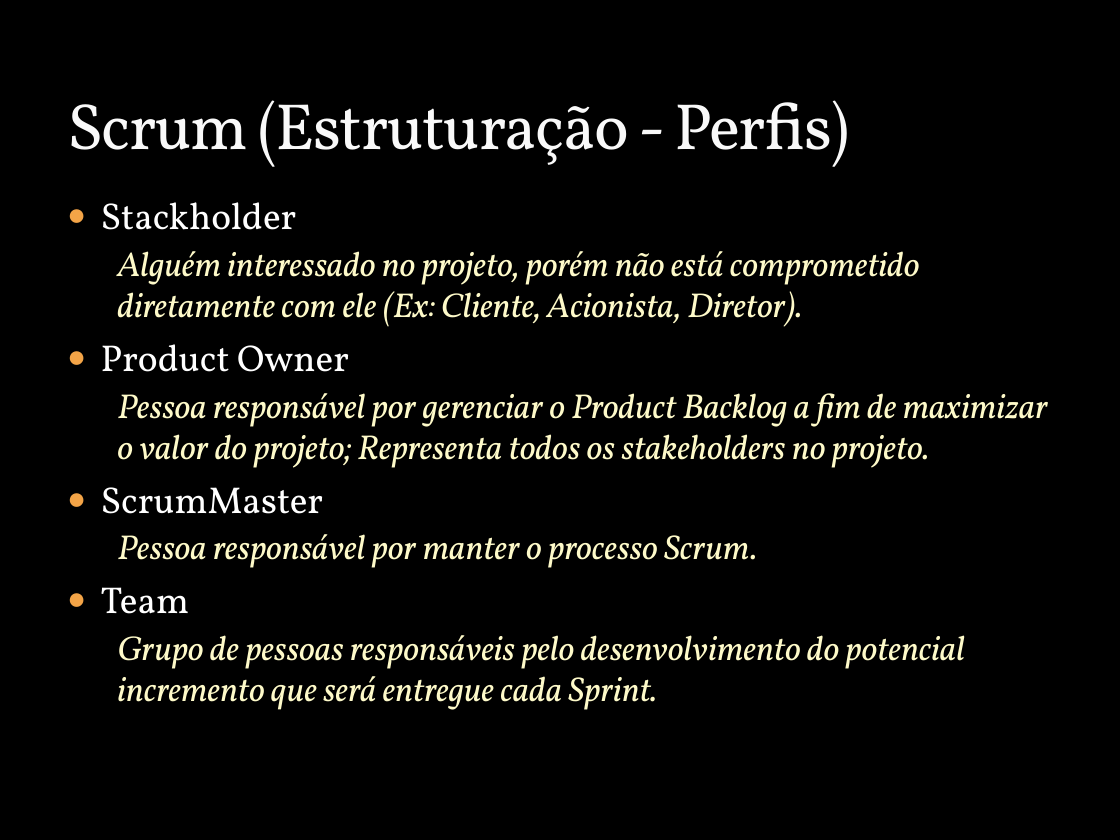
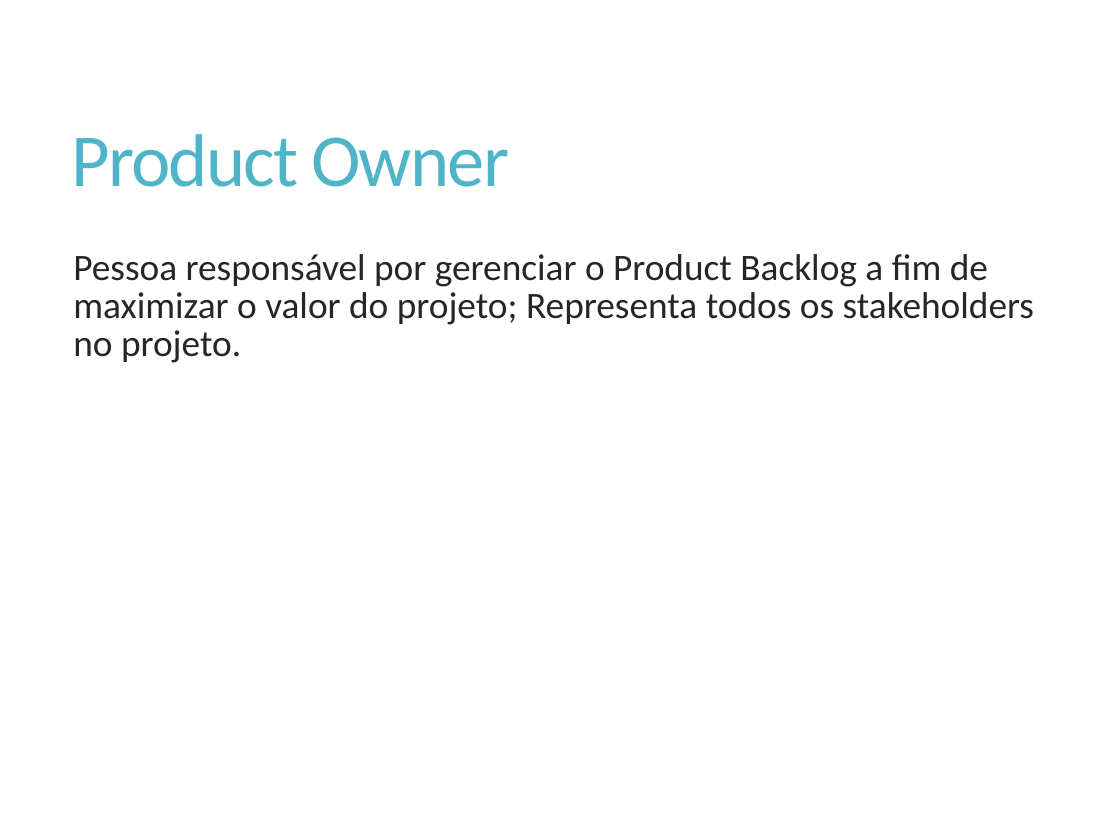
Before and after one commit to Elton-Garbin/TCC-2016, a slide deck: slide 18 of StartIdea/StartIdea.Docs/Apresentacao.pptx (slide 16 before the commit). Drawn at 1120x840 pixels with LibreOffice and Linux fonts; fonts in the diff are those of the drawing; background and template pictures are left out. Boxes give left, top, right and bottom in pixels: in the first picture for what was removed or moved away, otherwise in the second. Text is boxed around its words. In the diff, an @@ line names an element or a change of style, - is before the commit and + after.

Commit message:
Novo layout ppt

```diff
--- a/StartIdea/StartIdea.Docs/Apresentacao.pptx
+++ b/StartIdea/StartIdea.Docs/Apresentacao.pptx
@@ background picture (left out) to #FFFFFF @@
@@ title removed at (67, 100, 850, 167) @@
-Scrum (Estruturação - Perfis)
@@ title added at (72, 134, 509, 187), 48 pt, text #50B4C8 @@
+Product Owner
@@ text at (101, 202, 920, 372): paragraphs removed @@
-● Stackholder
-  Alguém interessado no projeto, porém não está comprometido diretamente com ele (Ex: Cliente, Acionista, Diretor).
-● Product Owner
@@ text "Pessoa responsável por gerenciar o ...": place and size @@
-text "Pessoa responsável por gerenciar o ..." at (101, 202, 1048, 710)
+text "Pessoa responsável por gerenciar o ..." at (73, 254, 1034, 363)
@@ text "Pessoa responsável por gerenciar o ..." at (73, 254, 1034, 363): size 22.2 to 24 pt, font Vollkorn to Calibri, text colour #FEFAC9 to #262626, italic off; list level 2 to 1 in "Pessoa responsável por gerenciar o ..."; line spacing 1 to 0.85 @@
@@ text at (101, 487, 964, 710): paragraphs removed @@
-● ScrumMaster
-  Pessoa responsável por manter o processo Scrum.
-● Team
-  Grupo de pessoas responsáveis pelo desenvolvimento do potencial incremento que será entregue cada Sprint.
```
Also in this commit, not shown: 17 other slides changed, 4 slides added.
